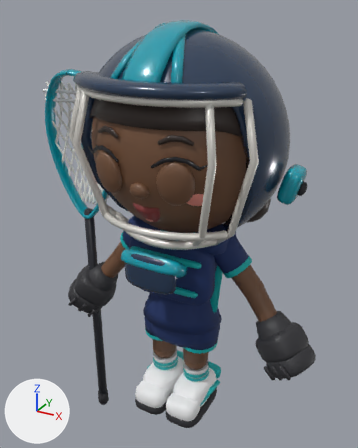
The Blender file 3D/Production/Characters/GirlGoalie/LaxAttack_girl_goalie.blend as it was, and as the next commit left it.
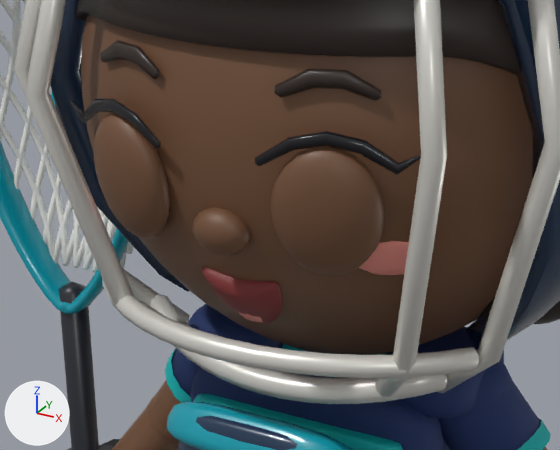
Old and new are each drawn whole from a camera (50 mm lens) standing at (0.765, -1.413, 1.467) and looking at (-0.078, 0.119, 0.701) and again close up on the part from 18% to 71% of the width and 25% to 59% of the height. Lighting does not change. The marker at lower left points along +X, +Y and +Z. The first two pictures are the older version.

Objects in the first close-up: 'girl_goalie_chest_protector', 'girl_goalie_face', 'girl_goalie_hair', 'girl_goalie_head', 'girl_goalie_headgear', 'girl_goalie_limbs', 'lax_girl_goalie_stick' and 2 more.
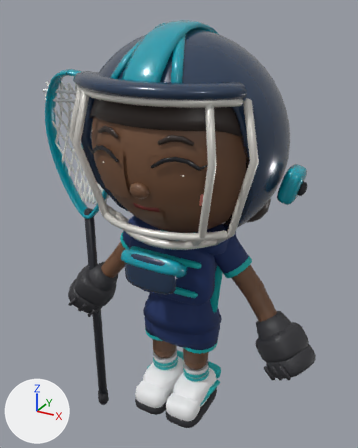
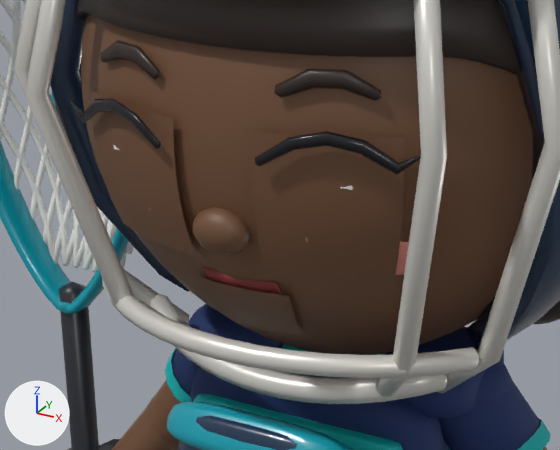
Changed parts and their boxes (x1, y1, x2, y2) in the close-ups (560 x 450 px; the box of a moved part takes in the faces that stretch with it):
'girl_goalie_face', reshaped: before (70, 40, 421, 324); after (70, 40, 421, 336)
part 1 of me_girl_goalie_face, rebuilt (35% wider, 12% taller): before (271, 146, 385, 276); after (251, 131, 405, 277)
part 2 of me_girl_goalie_face, rebuilt (38% wider, 29% taller): before (94, 112, 170, 239); after (91, 91, 196, 255)
part 3 of me_girl_goalie_face, added (brown): after (195, 276, 302, 336)
part 4 of me_girl_goalie_face, moved or reshaped (mostly hidden afterwards): before (157, 150, 282, 324); after (114, 145, 353, 295)

The change, as a diff of the scene's bpy script:
```diff
--- a/3D/Production/Characters/GirlGoalie/LaxAttack_girl_goalie.blend.py
+++ b/3D/Production/Characters/GirlGoalie/LaxAttack_girl_goalie.blend.py
@@ me_girl_goalie_face @@
 # used by ob_girl_goalie_face; location = (0.0, 0.0, 0.0)
-me_girl_goalie_face.from_pydata(...)  # 1722 vertices, 1904 faces; spans x -0.205..0.205, y -0.287..-0.184, z 0.845..1.145
+me_girl_goalie_face.from_pydata(...)  # 1575 vertices, 1664 faces; spans x -0.205..0.205, y -0.287..-0.183, z 0.835..1.145
+# me_girl_goalie_face part 1: the loose piece of 222 vertices spanning x 0.063..0.168, y -0.285..-0.221, z 0.939..1.076 is rebuilt with 99 vertices and now spans x 0.041..0.184, y -0.275..-0.206, z 0.933..1.084
+# me_girl_goalie_face part 2: the loose piece of 222 vertices spanning x -0.168..-0.063, y -0.285..-0.221, z 0.939..1.076 is rebuilt with 99 vertices and now spans x -0.184..-0.041, y -0.275..-0.206, z 0.933..1.084
+# me_girl_goalie_face part 3: a new loose piece of 99 vertices spanning x -0.058..0.058, y -0.236..-0.183, z 0.835..0.9, in mat_m_skin_deep (brown #735038)
+# me_girl_goalie_face part 4: 2 vertices moved within x -0.122..0.122, y -0.232, z 0.947; 848 vertices removed from x -0.161..0.161, y -0.271..-0.19, z 0.845..1.072; 848 vertices added at x -0.161..0.161, y -0.265..-0.192, z 0.846..1.072
+# other edits to the shape of me_girl_goalie_face do not show in these pictures
 me_girl_goalie_face.materials.append(mat_m_eye_dark)
```
